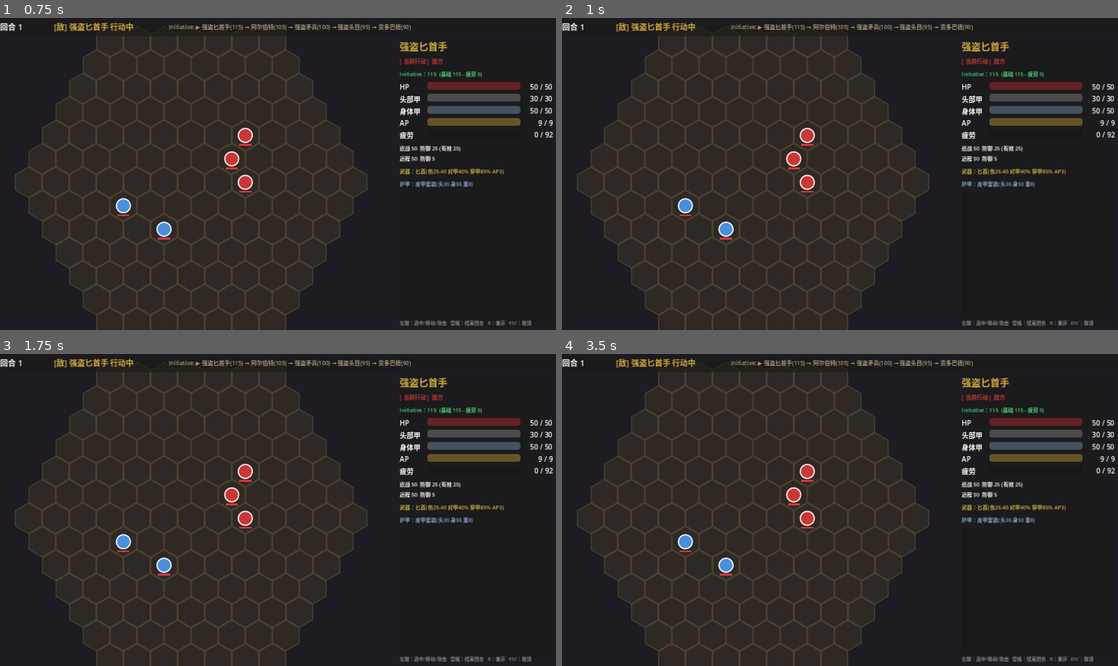
Above: before the commit, frames 1-4 (two rows, left to right).
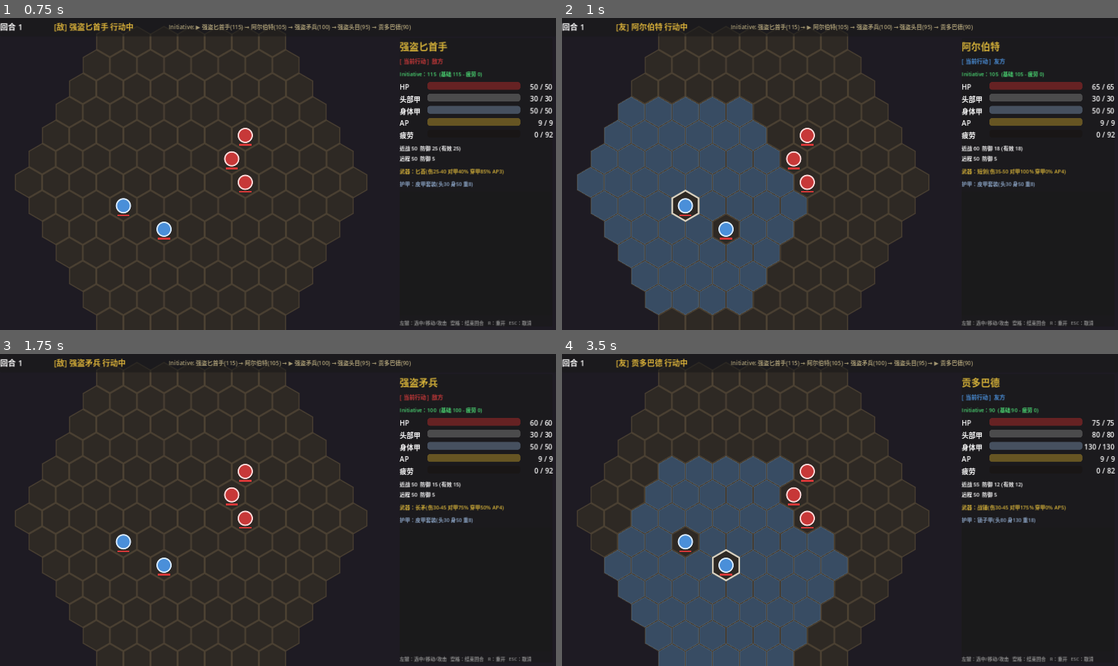
Above: after the commit, the same moments.

Repository: chenjy1988/Game001
Game: Godot game, scene res://scenes/Main.tscn
The game is run twice, just before and just after one commit, with the same random seed, the same clock (stepped at 60 frames per second) and the same inputs.
Inputs (mouse positions are in pixels of both pictures, inside the frame that each line leads up to):
- Up to frame 1 (0.75 s): click "开始战斗" at 0.5 s
- Up to frame 2 (1 s): no input
- Up to frame 3 (1.75 s): tap Enter at 1.25, 1.35 s; move the mouse to (400, 494) at 1.27 s; click (400, 494) at 1.42 s; tap Space at 1.52 s
- Up to frame 4 (3.5 s): move the mouse to (728, 525) at 2.02 s; tap R at 2.1 s; click (728, 525) at 2.17 s; tap Space at 2.27, 2.75 s; move the mouse to (895, 441) at 2.77 s; tap Enter at 2.85 s; click (895, 441) at 2.92 s

Frame 1 is identical in both runs. In frame 2, 19% of the frame differs, in the area x 2-100%, y 1-96%; in frame 3, 0.5%; in frame 4, 21%, in the area x 7-100%, y 1-100%.
Error before the commit: Invalid access to property or key 'range' on a base object of type 'Resource (WeaponData)'. (res://scripts/core/BattleScene.gd:181)

Commit message:
tune(phase1): movement now costs 2 AP per hex (BB pacing)
Previously every move was 1 AP/hex which made 9 AP feel too cheap
(could walk 9 tiles, attack still optional). Bumping to 2 AP/hex
gives the canonical Battle Brothers tempo:
- max 4 hexes of movement per round
- weapon ap_cost (3-5) competes meaningfully with movement
- dagger 3 AP -> 4 atk OR 3-walk + 2 atk
- sword 4 AP  -> 2 atk OR 2-walk + 1 atk
- hammer 5 AP -> 1 atk + 2-walk
- axe 5 AP    -> high-dmg single hit, mostly stationary

Also widen the auto-end-turn check to require BOTH movement AP < 2
AND attack AP < weapon.ap_cost, so a unit with 1 leftover AP after
moving can still finish via cheap actions if any are added later.

Diff:
--- a/scripts/core/BattleScene.gd
+++ b/scripts/core/BattleScene.gd
@@ -48,11 +48,11 @@
 	_create_unit("强盗矛兵", 1, Vector2i(2, 0), "spear", "leather_armor", {"hp": 60, "melee": 50, "def": 15, "init": 100})
 
 
-func _create_unit(name: String, faction: int, axial: Vector2i, weapon_id: String, armor_id: String, params: Dictionary) -> Unit:
+func _create_unit(unit_name: String, faction: int, axial: Vector2i, weapon_id: String, armor_id: String, params: Dictionary) -> Unit:
 	var unit := Unit.new()
 	# Stats
 	var stats := Stats.new()
-	stats.unit_name = name
+	stats.unit_name = unit_name
 	stats.faction = faction
 	stats.max_hp = params.get("hp", 60)
 	stats.melee_skill = params.get("melee", 55)
@@ -99,7 +99,7 @@
 
 	# 点到敌方 → 尝试攻击
 	if clicked_unit and clicked_unit.get_faction() != current.get_faction():
-		if HexCoord.distance(current.axial_pos, axial) <= current.weapon.range and current.stats.ap >= current.weapon.ap_cost:
+		if HexCoord.distance(current.axial_pos, axial) <= current.weapon.attack_range and current.stats.ap >= current.weapon.ap_cost:
 			_player_attack(current, clicked_unit)
 			return
 
@@ -111,6 +111,7 @@
 	# 点到空格 → 尝试移动
 	if clicked_unit == null and _selected_unit == current:
 		var path: Array[Vector2i] = hex_grid.find_path(current.axial_pos, axial, current.axial_pos)
+		@warning_ignore("integer_division")
 		var max_steps: int = current.stats.ap / Unit.AP_PER_HEX
 		if not path.is_empty() and path.size() <= max_steps:
 			_player_move(current, path)
@@ -127,8 +128,8 @@
 	if unit.is_alive():
 		# 仍可继续行动（攻击/再走）— 只要 AP 够
 		_select_unit(unit)
-		# 没 AP 了就结束回合
-		if unit.stats.ap < 1:
+		# 既走不动也打不出，自动结束回合
+		if unit.stats.ap < Unit.AP_PER_HEX and unit.stats.ap < unit.weapon.ap_cost:
 			unit.end_turn()
 
 
@@ -141,7 +142,8 @@
 		return  # 战斗结束等
 	if unit.is_alive():
 		_select_unit(unit)
-		if unit.stats.ap < unit.weapon.ap_cost and unit.stats.ap < 1:
+		# 既走不动也打不出，自动结束回合
+		if unit.stats.ap < Unit.AP_PER_HEX and unit.stats.ap < unit.weapon.ap_cost:
 			unit.end_turn()
 
 
@@ -151,11 +153,12 @@
 	hex_grid.clear_highlights()
 	hex_grid.set_selected(unit.axial_pos)
 	# 移动范围
+	@warning_ignore("integer_division")
 	var max_steps: int = unit.stats.ap / Unit.AP_PER_HEX
 	var move_hexes: Array[Vector2i] = hex_grid.get_reachable(unit.axial_pos, max_steps)
 	hex_grid.set_highlight_move(move_hexes)
 	# 攻击范围
-	var atk_hexes: Array[Vector2i] = hex_grid.get_attack_targets(unit.axial_pos, unit.weapon.range, unit.get_faction())
+	var atk_hexes: Array[Vector2i] = hex_grid.get_attack_targets(unit.axial_pos, unit.weapon.attack_range, unit.get_faction())
 	hex_grid.set_highlight_attack(atk_hexes)
 
 
@@ -178,7 +181,7 @@
 
 	# 在攻击范围 → 直接打
 	var dist: int = HexCoord.distance(unit.axial_pos, target.axial_pos)
-	if dist <= unit.weapon.range and unit.stats.ap >= unit.weapon.ap_cost:
+	if dist <= unit.weapon.attack_range and unit.stats.ap >= unit.weapon.ap_cost:
 		var result: Dictionary = unit.attack_target(target)
 		unit_panel.append_log(DamageSystem.format_attack_log(result))
 		await get_tree().create_timer(0.5).timeout
@@ -198,6 +201,7 @@
 		_ai_acting = false
 		return
 	# 路径终点是 target 占用格 → 截断到攻击范围以内
+	@warning_ignore("integer_division")
 	var max_steps: int = unit.stats.ap / Unit.AP_PER_HEX
 	var trimmed: Array[Vector2i] = []
 	for step in path:
@@ -206,7 +210,7 @@
 		trimmed.append(step)
 		if trimmed.size() >= max_steps:
 			break
-		if HexCoord.distance(step, target.axial_pos) <= unit.weapon.range:
+		if HexCoord.distance(step, target.axial_pos) <= unit.weapon.attack_range:
 			# 走到攻击范围就停下
 			break
 	if trimmed.is_empty():
@@ -219,7 +223,7 @@
 	# 走完看能不能打
 	if unit.is_alive() and target.is_alive():
 		var d: int = HexCoord.distance(unit.axial_pos, target.axial_pos)
-		if d <= unit.weapon.range and unit.stats.ap >= unit.weapon.ap_cost:
+		if d <= unit.weapon.attack_range and unit.stats.ap >= unit.weapon.ap_cost:
 			var result: Dictionary = unit.attack_target(target)
 			unit_panel.append_log(DamageSystem.format_attack_log(result))
 			await get_tree().create_timer(0.5).timeout
--- a/scripts/core/Unit.gd
+++ b/scripts/core/Unit.gd
@@ -22,7 +22,7 @@
 
 const MOVE_SPEED_PX_PER_SEC: float = 220.0
 const FATIGUE_PER_HEX: int = 3             ## 每移动 1 hex 消耗的疲劳
-const AP_PER_HEX: int = 1                  ## 每移动 1 hex 消耗的 AP
+const AP_PER_HEX: int = 2                  ## 每移动 1 hex 消耗的 AP（战兄弟标准节奏）
 
 
 func _ready() -> void:
@@ -107,7 +107,7 @@
 	if stats.ap < weapon.ap_cost:
 		return {"reason": "not_enough_ap"}
 	var dist: int = HexCoord.distance(axial_pos, target.axial_pos)
-	if dist > weapon.range:
+	if dist > weapon.attack_range:
 		return {"reason": "out_of_range"}
 
 	stats.spend_ap(weapon.ap_cost)
